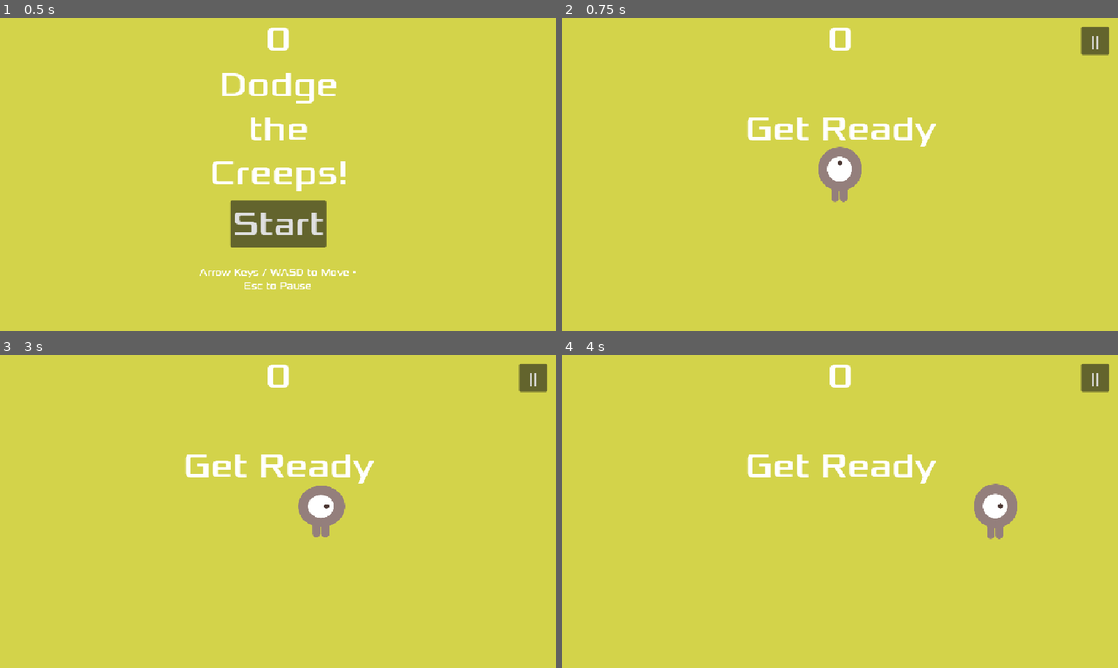
Above: before the commit, frames 1-4 (two rows, left to right).
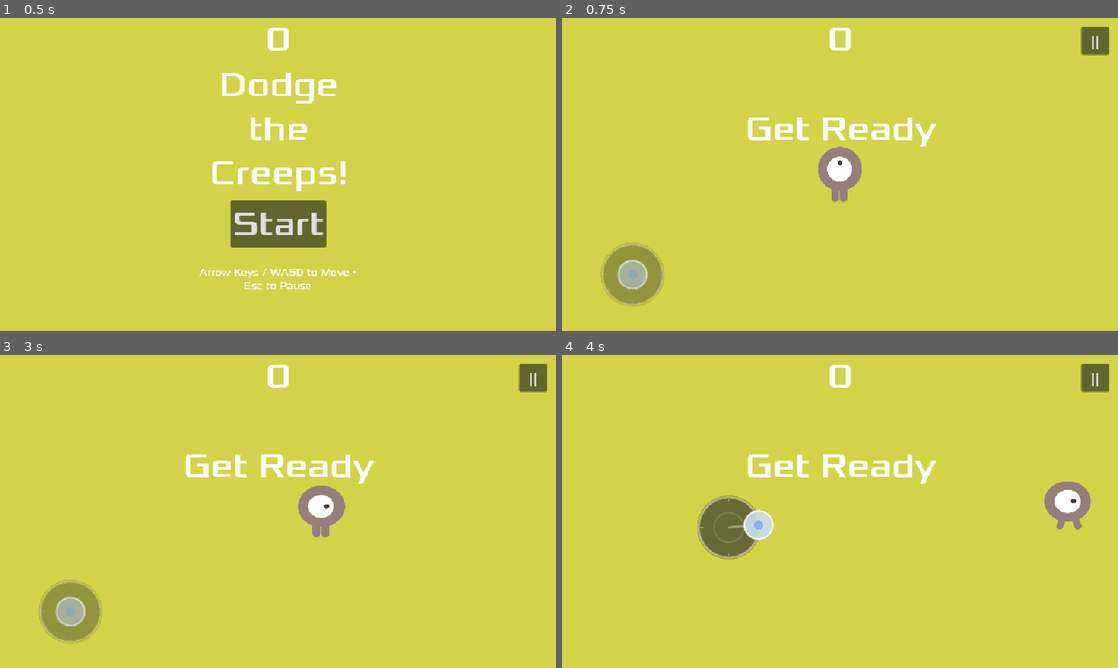
Above: after the commit, the same moments.

Repository: Rishabh-Chhangani/Dodge-The-Creeps
Game: Godot game, scene res://Scene/main.tscn
The game is run twice, just before and just after one commit, with the same random seed, the same clock (stepped at 60 frames per second) and the same inputs. Sound files missing from this copy of the repository are replaced by a short silence.
Inputs (mouse positions are in pixels of both pictures, inside the frame that each line leads up to):
- Up to frame 1 (0.5 s): no input
- Up to frame 2 (0.75 s): click "Start" at 0.5 s
- Up to frame 3 (3 s): click "||" at 1.25 s; click "Restart" at 2 s; tap Enter at 2.75 s; move the mouse to (400, 495) at 2.77 s; hold Right (move_right) from 2.78 s (still down); click (400, 495) at 2.92 s
- Up to frame 4 (4 s): release Right (move_right) at 3.5 s; drag from (728, 527) to (990, 505) at 3.52 s

Frame 1 is identical in both runs. In frame 2, 1.8% of the frame differs, in the area x 6-19%, y 71-93%; in frame 3, 1.8%; in frame 4, 3.9%, in the area x 24-96%, y 40-66%.

Commit message:
Add Minecraft/CODM-style virtual joystick and lock Android APK to portrait orientation

Diff:
--- a/Scene/hud.tscn
+++ b/Scene/hud.tscn
@@ -1,7 +1,8 @@
-[gd_scene load_steps=5 format=3 uid="uid://c2cwchqdpt3n5"]
+[gd_scene load_steps=6 format=3 uid="uid://c2cwchqdpt3n5"]
 
 [ext_resource type="Script" uid="uid://cpqsx725apfvm" path="res://script/hud.gd" id="1_3quw2"]
 [ext_resource type="FontFile" uid="uid://vg7pkj4vj8bf" path="res://fonts/Xolonium-Regular.ttf" id="2_fmoiy"]
+[ext_resource type="Script" path="res://script/virtual_joystick.gd" id="3_joyst"]
 
 [sub_resource type="InputEventAction" id="InputEventAction_3quw2"]
 action = &"start_game"
@@ -100,6 +101,17 @@
 wait_time = 2.0
 one_shot = true
 
+[node name="VirtualJoystick" type="Control" parent="."]
+visible = false
+layout_mode = 3
+anchors_preset = 15
+anchor_right = 1.0
+anchor_bottom = 1.0
+grow_horizontal = 2
+grow_vertical = 2
+mouse_filter = 2
+script = ExtResource("3_joyst")
+
 [connection signal="pressed" from="StartButton" to="." method="_on_start_button_pressed"]
 [connection signal="pressed" from="PauseButton" to="." method="_on_pause_button_pressed"]
 [connection signal="timeout" from="MessageTimer" to="." method="_on_message_timer_timeout"]
--- a/project.godot
+++ b/project.godot
@@ -28,7 +28,7 @@
 window/size/resizable=true
 window/stretch/mode="canvas_items"
 window/stretch/aspect="keep"
-window/handheld/orientation="portrait"
+window/handheld/orientation=1
 
 [dotnet]
 
--- a/script/hud.gd
+++ b/script/hud.gd
@@ -2,6 +2,7 @@
 
 signal start_game
 signal pause_requested
+signal joystick_moved(vector: Vector2)
 
 @onready var score_label: Label = $ScoreLabel
 @onready var message_label: Label = $Message
@@ -9,6 +10,7 @@
 @onready var instruction_label: Label = $InstructionLabel
 @onready var message_timer: Timer = $MessageTimer
 @onready var pause_button: Button = $PauseButton
+@onready var virtual_joystick: Control = $VirtualJoystick if has_node("VirtualJoystick") else null
 
 
 func _ready() -> void:
@@ -16,7 +18,23 @@
 		if OS.get_name() == "Windows" or OS.has_feature("pc"):
 			instruction_label.text = "Arrow Keys / WASD to Move • Esc to Pause"
 		else:
-			instruction_label.text = "Drag or Arrow Keys to Move"
+			instruction_label.text = "Use Joystick or Drag to Move"
+	if virtual_joystick != null:
+		virtual_joystick.hide()
+		if not virtual_joystick.is_connected("joystick_moved", _on_joystick_moved):
+			virtual_joystick.joystick_moved.connect(_on_joystick_moved)
+
+
+func _on_joystick_moved(vector: Vector2) -> void:
+	joystick_moved.emit(vector)
+
+
+func set_joystick_visible(visible_state: bool) -> void:
+	if virtual_joystick != null:
+		var is_touch_or_mobile: bool = OS.has_feature("mobile") or OS.has_feature("android") or OS.has_feature("editor") or DisplayServer.is_touchscreen_available()
+		virtual_joystick.visible = visible_state and is_touch_or_mobile
+		if not virtual_joystick.visible and virtual_joystick.has_method("reset_joystick"):
+			virtual_joystick.reset_joystick()
 
 
 func show_message(text: String) -> void:
@@ -42,6 +60,7 @@
 	if instruction_label != null:
 		instruction_label.show()
 	set_pause_button_visible(false)
+	set_joystick_visible(false)
 
 
 func update_score(score: int) -> void:
--- a/script/main.gd
+++ b/script/main.gd
@@ -31,6 +31,9 @@
 
 # Called when the node enters the scene tree for the first time.
 func _ready() -> void:
+	if OS.has_feature("mobile") or OS.has_feature("android"):
+		DisplayServer.screen_set_orientation(DisplayServer.SCREEN_PORTRAIT)
+
 	_configure_layout()
 	get_viewport().size_changed.connect(_configure_layout)
 
@@ -47,6 +50,12 @@
 		game_over_ui.hide()
 	if pause_menu != null:
 		pause_menu.hide()
+		if pause_menu.has_signal("resume_requested") and not pause_menu.resume_requested.is_connected(_on_pause_menu_resume_requested):
+			pause_menu.resume_requested.connect(_on_pause_menu_resume_requested)
+
+	if hud != null and hud.has_signal("joystick_moved") and player != null and player.has_method("set_joystick_vector"):
+		if not hud.joystick_moved.is_connected(player.set_joystick_vector):
+			hud.joystick_moved.connect(player.set_joystick_vector)
 
 
 func _configure_layout() -> void:
@@ -84,6 +93,8 @@
 					pause_menu.resume_game()
 				else:
 					get_tree().paused = false
+				if hud != null and hud.has_method("set_joystick_visible"):
+					hud.set_joystick_visible(true)
 			else:
 				pause_game()
 			get_viewport().set_input_as_handled()
@@ -152,10 +163,19 @@
 	if not is_game_active:
 		return
 	_ensure_nodes()
+	if hud != null and hud.has_method("set_joystick_visible"):
+		hud.set_joystick_visible(false)
+	if player != null and player.has_method("set_joystick_vector"):
+		player.set_joystick_vector(Vector2.ZERO)
 	if pause_menu != null and pause_menu.has_method("pause_game"):
 		pause_menu.pause_game()
 	elif is_inside_tree():
 		get_tree().paused = true
+
+
+func _on_pause_menu_resume_requested() -> void:
+	if is_game_active and hud != null and hud.has_method("set_joystick_visible"):
+		hud.set_joystick_visible(true)
 
 
 func _on_pause_menu_restart_requested() -> void:
@@ -173,6 +193,10 @@
 
 	if hud.has_method("set_pause_button_visible"):
 		hud.set_pause_button_visible(false)
+	if hud.has_method("set_joystick_visible"):
+		hud.set_joystick_visible(false)
+	if player != null and player.has_method("set_joystick_vector"):
+		player.set_joystick_vector(Vector2.ZERO)
 
 	# High score persistence (Flaw 8)
 	if score > high_score:
@@ -226,6 +250,8 @@
 	hud.show_message("Get Ready")
 	if hud.has_method("set_pause_button_visible"):
 		hud.set_pause_button_visible(true)
+	if hud.has_method("set_joystick_visible"):
+		hud.set_joystick_visible(true)
 	music_player.play()
 
 
--- a/script/player.gd
+++ b/script/player.gd
@@ -5,6 +5,7 @@
 var screen_size: Vector2 # To Set Size of the Game Window
 var target_position: Vector2 = Vector2.ZERO
 var is_touch_active: bool = false
+var joystick_vector: Vector2 = Vector2.ZERO
 
 @onready var animated_sprite: AnimatedSprite2D = $AnimatedSprite2D
 @onready var collision_shape: CollisionShape2D = $CollisionShape2D
@@ -17,6 +18,11 @@
 
 func _on_viewport_size_changed() -> void:
 	screen_size = get_viewport_rect().size
+
+func set_joystick_vector(v: Vector2) -> void:
+	joystick_vector = v
+	if joystick_vector != Vector2.ZERO:
+		is_touch_active = false
 
 func _unhandled_input(event: InputEvent) -> void:
 	if event is InputEventScreenTouch:
@@ -46,6 +52,9 @@
 	if velocity.length() > 0:
 		velocity = velocity.normalized() * speed
 		is_touch_active = false
+	elif joystick_vector.length() > 0:
+		velocity = joystick_vector * speed
+		is_touch_active = false
 	elif is_touch_active:
 		var diff: Vector2 = target_position - position
 		if diff.length() > 10.0:
@@ -53,8 +62,7 @@
 		else:
 			velocity = Vector2.ZERO
 
-	if velocity.length() > 0 :
-		velocity = velocity.normalized() * speed
+	if velocity.length() > 0:
 		animated_sprite.play()
 	else:
 		animated_sprite.stop()
@@ -68,20 +76,21 @@
 	var target_scale := Vector2(0.80, 0.70) if velocity.length() > 0 else Vector2(0.75, 0.75)
 	animated_sprite.scale = animated_sprite.scale.lerp(target_scale, delta * 12.0)
 
-	if velocity.x != 0:
+	if absf(velocity.x) > 1.0:
 		animated_sprite.animation = "walk"
 		animated_sprite.flip_v = false
 		animated_sprite.flip_h = velocity.x < 0
-	elif velocity.y != 0:
+	elif absf(velocity.y) > 1.0:
 		animated_sprite.animation = "up"
-		animated_sprite.flip_v = false
-		animated_sprite.flip_h = velocity.x < 0
+		animated_sprite.flip_v = velocity.y > 0
+		animated_sprite.flip_h = false
 
 
 func _on_body_entered(_body: Node2D) -> void:
 	animated_sprite.hide() #player disappears after being hit
 	hit.emit()
 	is_touch_active = false
+	joystick_vector = Vector2.ZERO
 	if death_particles != null:
 		death_particles.restart()
 		death_particles.emitting = true
@@ -90,6 +99,7 @@
 	position = pos
 	target_position = pos
 	is_touch_active = false
+	joystick_vector = Vector2.ZERO
 	show()
 	animated_sprite.show()
 	collision_shape.disabled = false
--- /dev/null
+++ b/script/virtual_joystick.gd
@@ -0,0 +1,161 @@
+extends Control
+class_name VirtualJoystick
+
+signal joystick_moved(vector: Vector2)
+
+@export var base_radius: float = 55.0
+@export var tip_radius: float = 26.0
+@export var deadzone: float = 0.08
+
+var base_position: Vector2 = Vector2.ZERO
+var tip_position: Vector2 = Vector2.ZERO
+var default_position: Vector2 = Vector2.ZERO
+var output_vector: Vector2 = Vector2.ZERO
+var touch_id: int = -1
+var is_active: bool = false
+
+
+func _ready() -> void:
+	mouse_filter = Control.MOUSE_FILTER_IGNORE
+	_update_default_position()
+	get_viewport().size_changed.connect(_update_default_position)
+
+
+func _notification(what: int) -> void:
+	if what == NOTIFICATION_VISIBILITY_CHANGED and not is_visible_in_tree():
+		reset_joystick()
+
+
+func _update_default_position() -> void:
+	var viewport_size: Vector2 = get_viewport_rect().size
+	# Ergonomic bottom-left resting spot for mobile portrait & landscape
+	default_position = Vector2(
+		clampf(viewport_size.x * 0.22, 65.0, 130.0),
+		viewport_size.y - clampf(viewport_size.y * 0.18, 90.0, 150.0)
+	)
+	if not is_active:
+		base_position = default_position
+		tip_position = default_position
+	queue_redraw()
+
+
+func _input(event: InputEvent) -> void:
+	if not visible or not is_inside_tree():
+		return
+	if get_tree().paused:
+		if is_active:
+			reset_joystick()
+		return
+
+	var viewport_size: Vector2 = get_viewport_rect().size
+
+	if event is InputEventScreenTouch:
+		if event.pressed:
+			# Touch started in the left/lower interactive steering zone
+			if touch_id == -1 and event.position.x <= viewport_size.x * 0.65 and event.position.y >= viewport_size.y * 0.35:
+				touch_id = event.index
+				is_active = true
+				base_position = Vector2(
+					clampf(event.position.x, base_radius + 12.0, viewport_size.x * 0.65),
+					clampf(event.position.y, viewport_size.y * 0.35, viewport_size.y - base_radius - 12.0)
+				)
+				tip_position = event.position
+				_update_output()
+				queue_redraw()
+				get_viewport().set_input_as_handled()
+		else:
+			if event.index == touch_id:
+				reset_joystick()
+				get_viewport().set_input_as_handled()
+
+	elif event is InputEventScreenDrag:
+		if event.index == touch_id:
+			tip_position = event.position
+			_update_output()
+			queue_redraw()
+			get_viewport().set_input_as_handled()
+
+	# Mouse fallback for testing in Godot editor or desktop
+	elif event is InputEventMouseButton and event.button_index == MOUSE_BUTTON_LEFT:
+		if event.pressed:
+			if touch_id == -1 and event.position.x <= viewport_size.x * 0.65 and event.position.y >= viewport_size.y * 0.35:
+				touch_id = 999
+				is_active = true
+				base_position = event.position
+				tip_position = event.position
+				_update_output()
+				queue_redraw()
+		else:
+			if touch_id == 999:
+				reset_joystick()
+
+	elif event is InputEventMouseMotion and touch_id == 999:
+		tip_position = event.position
+		_update_output()
+		queue_redraw()
+
+
+func _update_output() -> void:
+	var diff: Vector2 = tip_position - base_position
+	var dist: float = diff.length()
+
+	if dist > base_radius:
+		tip_position = base_position + diff.normalized() * base_radius
+		dist = base_radius
+
+	if dist / base_radius < deadzone:
+		output_vector = Vector2.ZERO
+	else:
+		output_vector = (tip_position - base_position) / base_radius
+
+	joystick_moved.emit(output_vector)
+
+
+func reset_joystick() -> void:
+	touch_id = -1
+	is_active = false
+	output_vector = Vector2.ZERO
+	base_position = default_position
+	tip_position = default_position
+	joystick_moved.emit(Vector2.ZERO)
+	queue_redraw()
+
+
+func _draw() -> void:
+	if not visible:
+		return
+
+	# Outer base circle (Minecraft / CODM semi-transparent style)
+	var base_alpha: float = 0.45 if is_active else 0.25
+	# Outer subtle shadow
+	draw_circle(base_position, base_radius + 4.0, Color(0.0, 0.0, 0.0, base_alpha * 0.5))
+	# Base disc
+	draw_circle(base_position, base_radius, Color(0.12, 0.14, 0.20, base_alpha))
+	# Outer ring border
+	draw_arc(base_position, base_radius, 0.0, TAU, 36, Color(1.0, 1.0, 1.0, base_alpha * 0.8), 2.5, true)
+
+	# Concentric guide ring
+	draw_arc(base_position, base_radius * 0.5, 0.0, TAU, 24, Color(1.0, 1.0, 1.0, base_alpha * 0.3), 1.5, true)
+
+	# Cardinal direction ticks (up, down, left, right)
+	var tick_len: float = 6.0
+	var col_tick := Color(1.0, 1.0, 1.0, base_alpha * 0.6)
+	draw_line(base_position + Vector2(0, -base_radius + 2), base_position + Vector2(0, -base_radius + 2 + tick_len), col_tick, 2.0)
+	draw_line(base_position + Vector2(0, base_radius - 2), base_position + Vector2(0, base_radius - 2 - tick_len), col_tick, 2.0)
+	draw_line(base_position + Vector2(-base_radius + 2, 0), base_position + Vector2(-base_radius + 2 + tick_len, 0), col_tick, 2.0)
+	draw_line(base_position + Vector2(base_radius - 2, 0), base_position + Vector2(base_radius - 2 - tick_len, 0), col_tick, 2.0)
+
+	# Connecting stick line when pulled
+	if is_active and tip_position != base_position:
+		draw_line(base_position, tip_position, Color(1.0, 1.0, 1.0, 0.35), 3.0, true)
+
+	# Inner thumbstick / knob
+	var tip_alpha: float = 0.85 if is_active else 0.50
+	# Shadow under knob
+	draw_circle(tip_position + Vector2(0, 2), tip_radius, Color(0.0, 0.0, 0.0, tip_alpha * 0.4))
+	# Knob disc
+	draw_circle(tip_position, tip_radius, Color(0.85, 0.92, 1.0, tip_alpha))
+	# Knob border
+	draw_arc(tip_position, tip_radius, 0.0, TAU, 28, Color(1.0, 1.0, 1.0, tip_alpha), 2.0, true)
+	# Center dot / grip
+	draw_circle(tip_position, tip_radius * 0.32, Color(0.4, 0.6, 0.9, tip_alpha * 0.7))
--- a/tests/test_player.gd
+++ b/tests/test_player.gd
@@ -26,11 +26,31 @@
 	runner.assert_true(player.is_touch_active, "Touch drag event activates touch mode")
 	runner.assert_eq(player.target_position, Vector2(300.0, 450.0), "Target position updated by touch drag")
 
+	# Test joystick movement integration
+	player.set_joystick_vector(Vector2(1.0, 0.0))
+	runner.assert_eq(player.joystick_vector, Vector2(1.0, 0.0), "Joystick vector updated")
+	runner.assert_true(not player.is_touch_active, "Touch drag disabled when joystick vector active")
+	player._process(0.016)
+	runner.assert_true(player.position.x > spawn_pos.x, "Player moves in direction of joystick vector")
+	runner.assert_eq(player.animated_sprite.animation, "walk", "Walk animation active when moving horizontally")
+	player.set_joystick_vector(Vector2.ZERO)
+	player._process(0.016)
+	runner.assert_true(not player.animated_sprite.is_playing(), "Animated sprite stops when joystick is idle")
+
 	# Test hit collision response
 	player._on_body_entered(Node2D.new())
 	await runner.process_frame
 	runner.assert_true(player.collision_shape.disabled, "Collision shape deferred disabled on hit")
 	runner.assert_true(not player.animated_sprite.visible, "Animated sprite hidden on hit")
 	runner.assert_true(player.death_particles.emitting, "Death particles triggered on hit")
+	runner.assert_eq(player.joystick_vector, Vector2.ZERO, "Joystick vector cleared on hit")
 
 	player.queue_free()
+
+	# Test HUD contains VirtualJoystick node
+	var hud_scene: PackedScene = load("res://Scene/hud.tscn")
+	var hud = hud_scene.instantiate()
+	runner.root.add_child(hud)
+	runner.assert_true(hud.has_node("VirtualJoystick"), "HUD contains VirtualJoystick node")
+	runner.assert_true(hud.has_signal("joystick_moved"), "HUD emits joystick_moved signal")
+	hud.queue_free()
Not shown, added: script/virtual_joystick.gd.uid
Not shown, changed: docs/CHAT STORE.md
